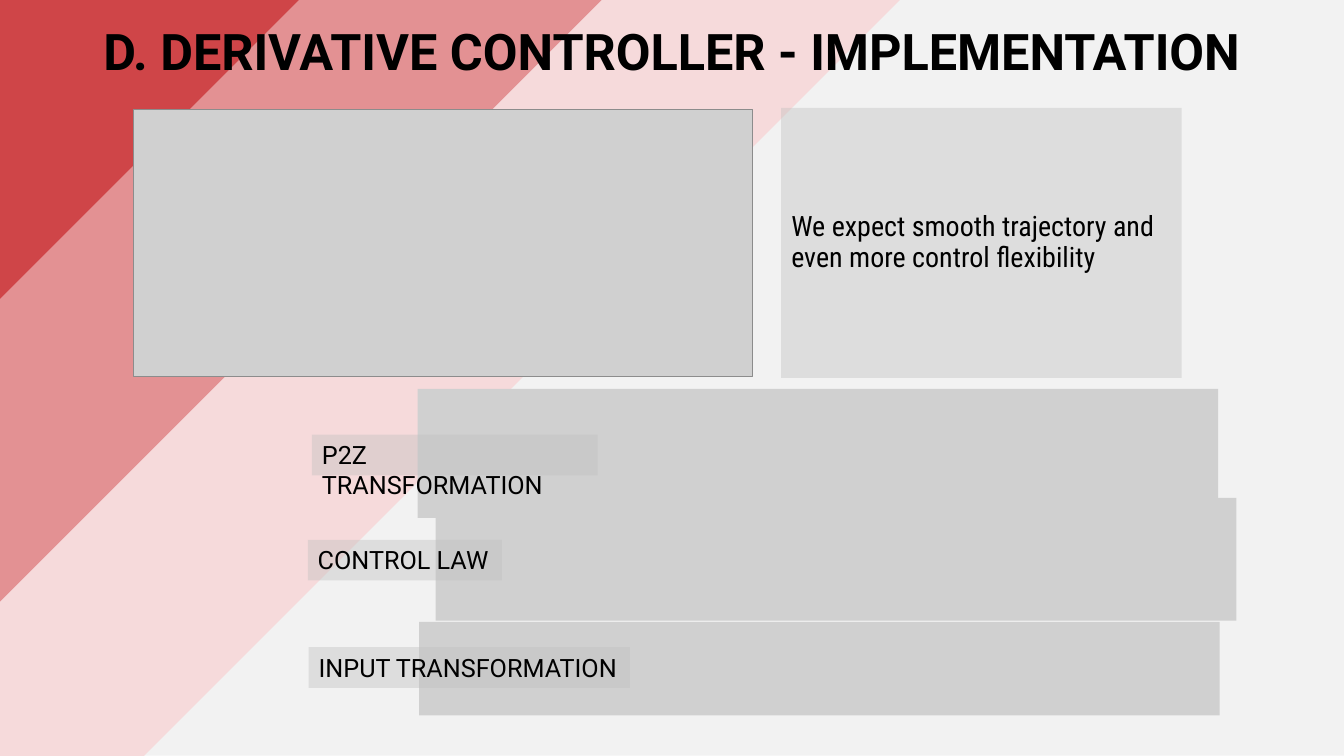
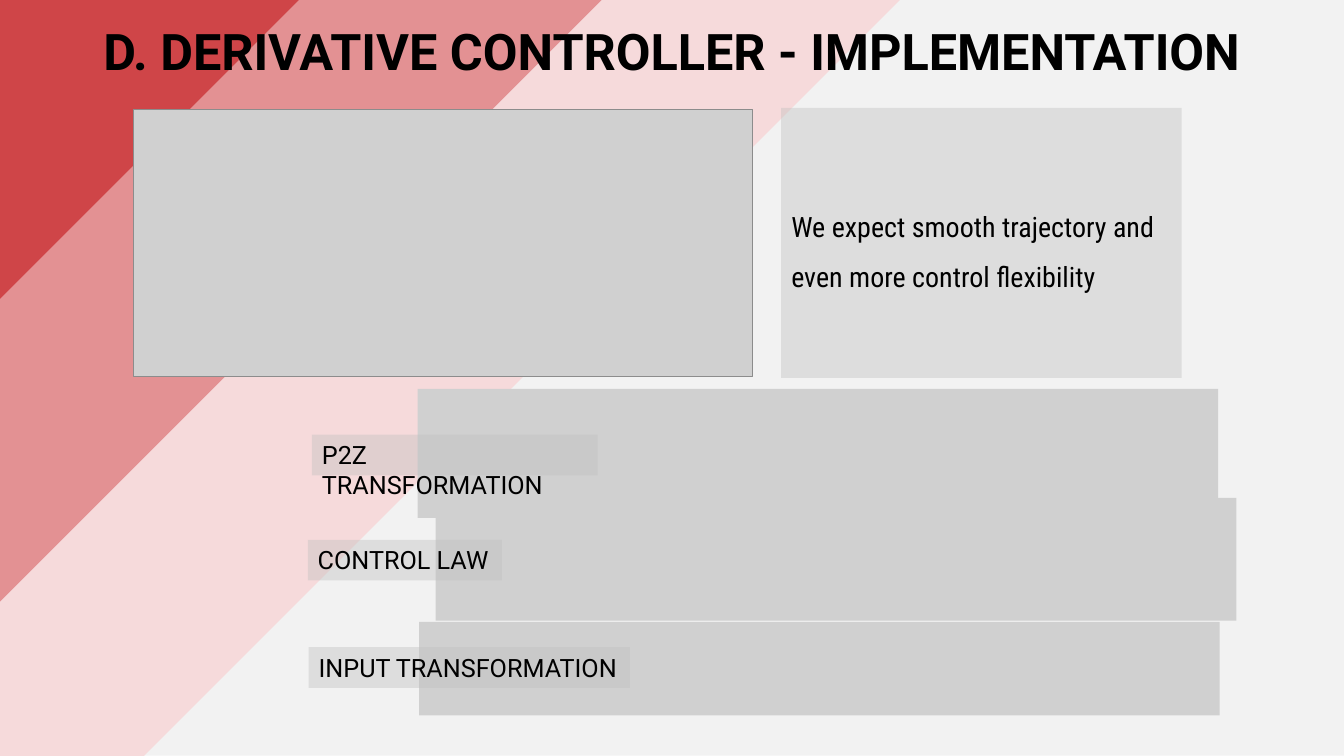
Before and after one commit to PippoGot/R-C2, a slide deck: slide 25 of documentation/presentation.pptx. Drawn at 1344x756 pixels with LibreOffice and Linux fonts; fonts in the diff are those of the drawing; grey boxes stand for pictures. Boxes give left, top, right and bottom in pixels: in the first picture for what was removed or moved away, otherwise in the second. Text is boxed around its words. In the diff, an @@ line names an element or a change of style, - is before the commit and + after.

```diff
--- a/documentation/presentation.pptx
+++ b/documentation/presentation.pptx
@@ rectangle "We expect smooth trajectory and ..." at bbox=[781, 108, 1182, 378]: line spacing 0.9 to 1.5 @@
```
Also in this commit, not shown: 3 other slides changed, 1 other file.
